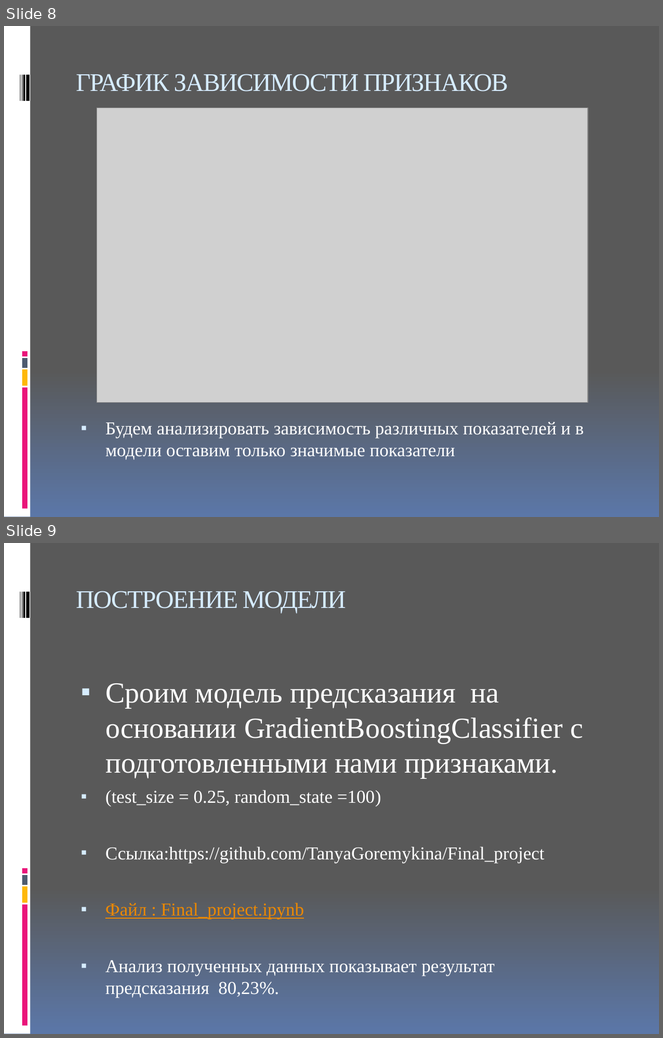
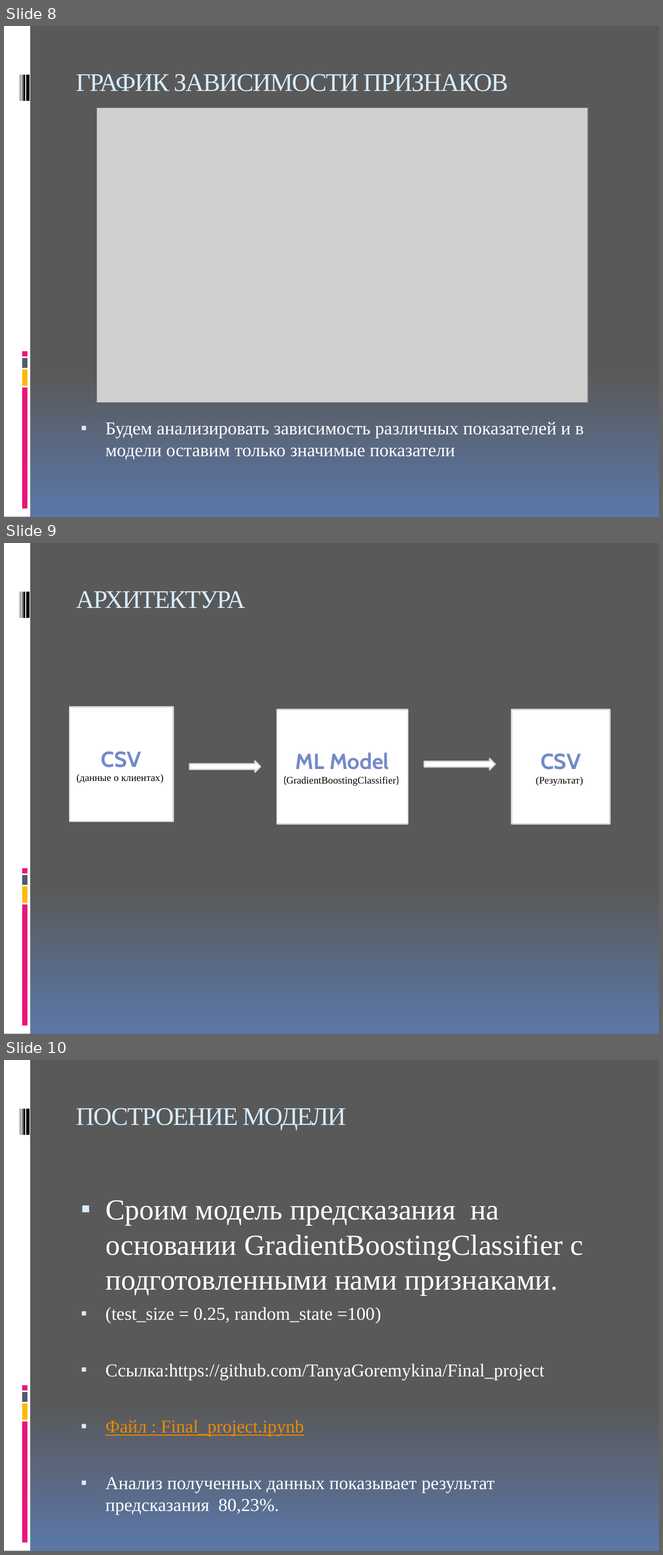
Before and after one commit to TanyaGoremykina/Final_project, a slide deck: Анализ холодных звонков.pptx. Shown one above the other, each under a label of ours: slides 8 and 9 before the commit, slides 8, 9 and 10 after it. The pictures are 663x1038 and 663x1555 pixels, drawn with LibreOffice and Linux fonts; fonts in the diff are those of the drawing; grey boxes stand for pictures. Boxes give left, top, right and bottom in pixels: in the first picture for what was removed or moved away, otherwise in the second. Text is boxed around its words. In the diff, an @@ line names an element or a change of style, - is before the commit and + after.

Commit message:
Update Анализ холодных звонков.pptx
добавлена архитектура

```diff
--- a/Анализ холодных звонков.pptx
+++ b/Анализ холодных звонков.pptx
@@ slide 9 added at box(4, 543, 659, 1034), background gradient #595959 to #5B77A8; not listed: 9 template elements that a slide beside it also shows @@
@@ title added at box(76, 591, 245, 609), 28 pt, text #D6ECFF @@
+АРХИТЕКТУРА
@@ rectangle added at box(70, 707, 173, 822), fill #FFFFFF, outline #D9D9D9 1.5 pt, 11 pt, text #000000 @@
+CSV
+(данные о клиентах)
@@ rectangle added at box(277, 709, 408, 824), fill #FFFFFF, outline #D9D9D9 1.5 pt, 11 pt, text #000000 @@
+ML Model
+(GradientBoostingClassifier)
@@ rectangle added at box(512, 709, 610, 824), fill #FFFFFF, outline #D9D9D9 1.5 pt, 11 pt, text #000000 @@
+CSV
+(Результат)
@@ right arrow added at box(425, 759, 495, 770), fill #FFFFFF, outline #D9D9D9 1.5 pt @@
@@ right arrow added at box(190, 761, 260, 772), fill #FFFFFF, outline #D9D9D9 1.5 pt @@
@@ what was slide 9 is now slide 10 @@
```
